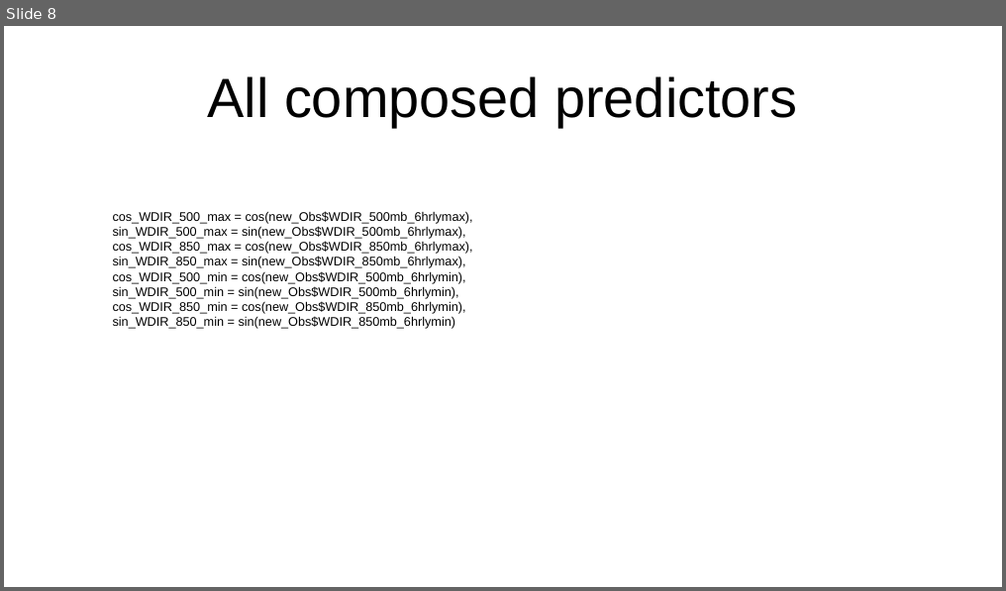
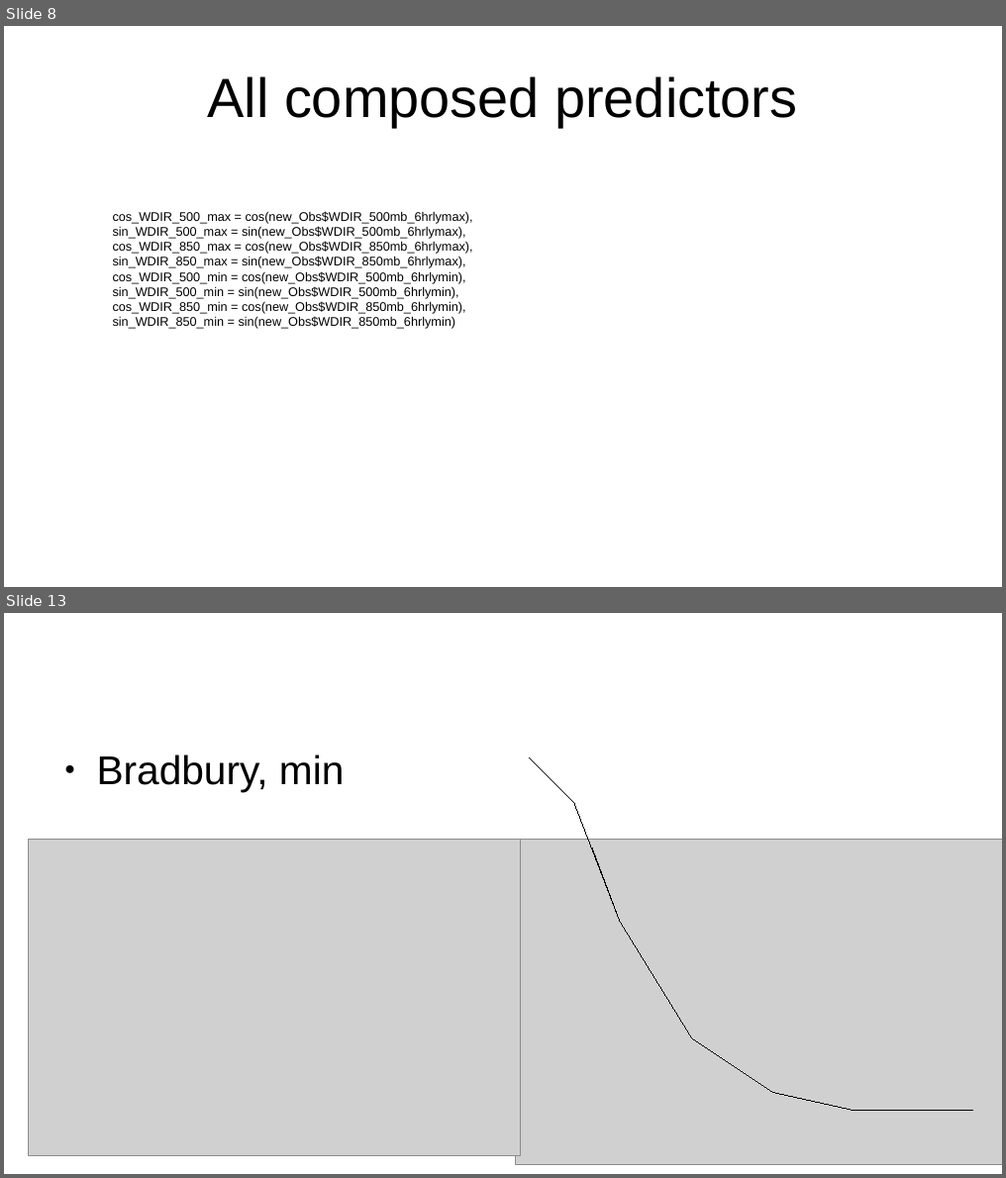
Before and after one commit to meteoNL/ThunderstormPostProcessingv0.1, a slide deck: presentation_week2_feb.odp. Shown one above the other, each under a label of ours: slide 8 before the commit, slides 8 and 13 after it; the slides between them are not shown. The pictures are 1006x591 and 1006x1178 pixels, drawn with LibreOffice and Linux fonts; fonts in the diff are those of the drawing; grey boxes stand for pictures. Boxes give left, top, right and bottom in pixels: in the first picture for what was removed or moved away, otherwise in the second. Text is boxed around its words. In the diff, an @@ line names an element or a change of style, - is before the commit and + after.

```diff
--- a/presentation_week2_feb.odp
+++ b/presentation_week2_feb.odp
@@ slide 13 added at (4, 613, 1002, 1174), background #FFFFFF @@
@@ text added at (97, 755, 344, 792), 32 pt, text #000000 @@
+● Bradbury, min
@@ line added from (574, 803) to (530, 758), #000000 0 pt @@
@@ line added from (620, 921) to (574, 803), #000000 0 pt @@
@@ picture added at (29, 840, 520, 1157) @@
@@ picture added at (516, 840, 1002, 1165) @@
@@ line added from (620, 921) to (593, 849), #000000 0 pt @@
@@ line added from (692, 1039) to (620, 921), #000000 0 pt @@
@@ line added from (773, 1093) to (692, 1039), #000000 0 pt @@
@@ line added from (855, 1111) to (773, 1093), #000000 0 pt @@
@@ line added from (973, 1111) to (855, 1111), #000000 0 pt @@
```
Also in this commit, not shown: 5 other slides added.
